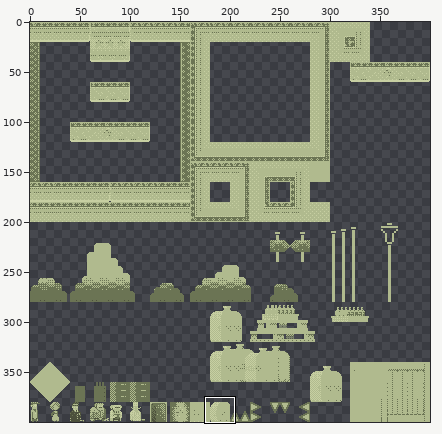
Sprite sheet -- SuperLemonadeFactory1989/SuperLemonadeFactory1989Content/Lemonade/tiles_sydney.png. The first picture is a wide view before the edit; the outline marks the close-up.
Close-up. Earlier state:
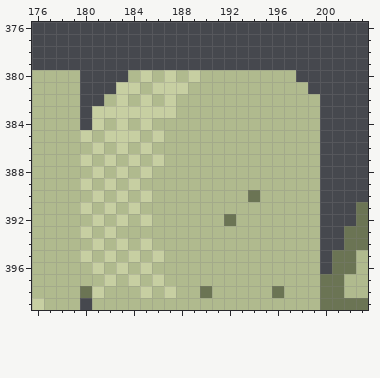
The file is 400x400 pixels. Colours within 5 levels of each other are drawn and written as one. Shown: x 176..203, y 376..399.
And afterwards:
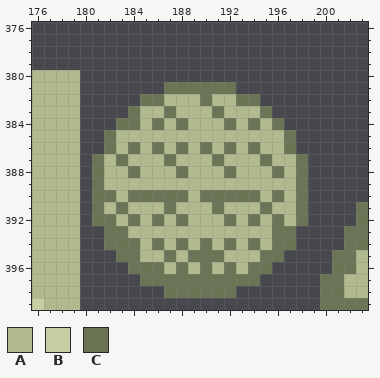
Palette (. is transparent): A #b0ba8e  B #c7cfa2  C #6b7454
Diff:
Changed rows in their new state; - is an unchanged pixel.
first column x 180:
380 ----..............--
381 ---....CCCCCC......-
382 --...CCA--C--CC.....
383 -...CAAC---C---C....
384 -..CCAC-C---C-C-C...
385 ..CAA-A----------C..
386 ..CACAC-C-C-C-C--C..
387 .CACA-AC---C---C--C.
388 .C-ACA--C---C---C-C.
389 .CA-A-------------C.
390 .CCACCCCC-CCCC--C-C.
391 .CACA--C---C---C--C.
392 .CCACAC-C-----C-C-C.
393 ..CC------------CC..
394 ..CCCAC-C-C-C-C-CC..
395 ...CC-AC-CCC---CC...
396 ....CCC-C-C-C-CC....
397 .....CCCCCCCCCC.....
398 .......CCC-CC.......
399 -...................
Where, in picture pixels (left, top, right, bottom), the same in both close-ups:
changed: (80, 70, 320, 310)
